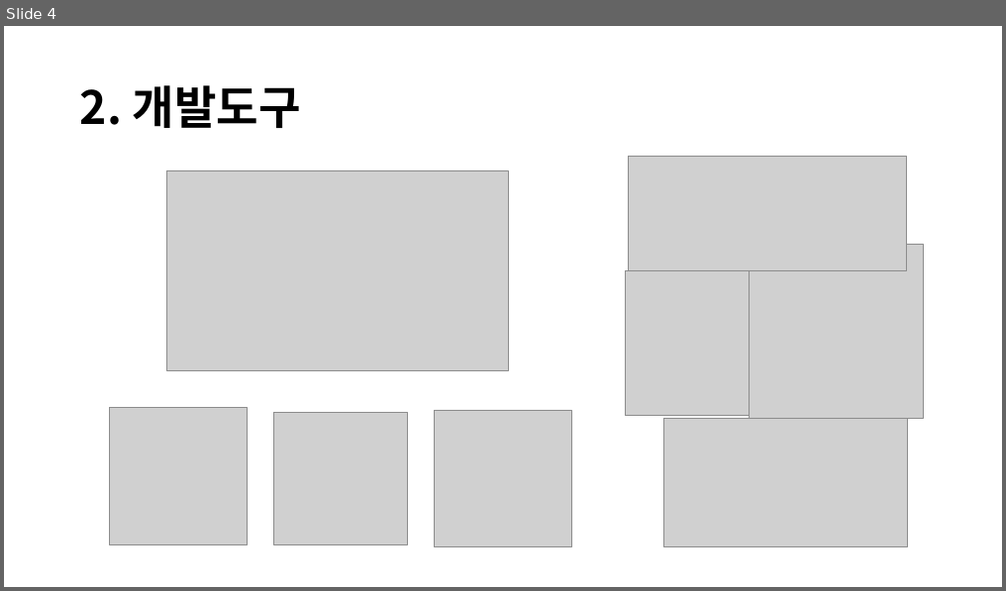
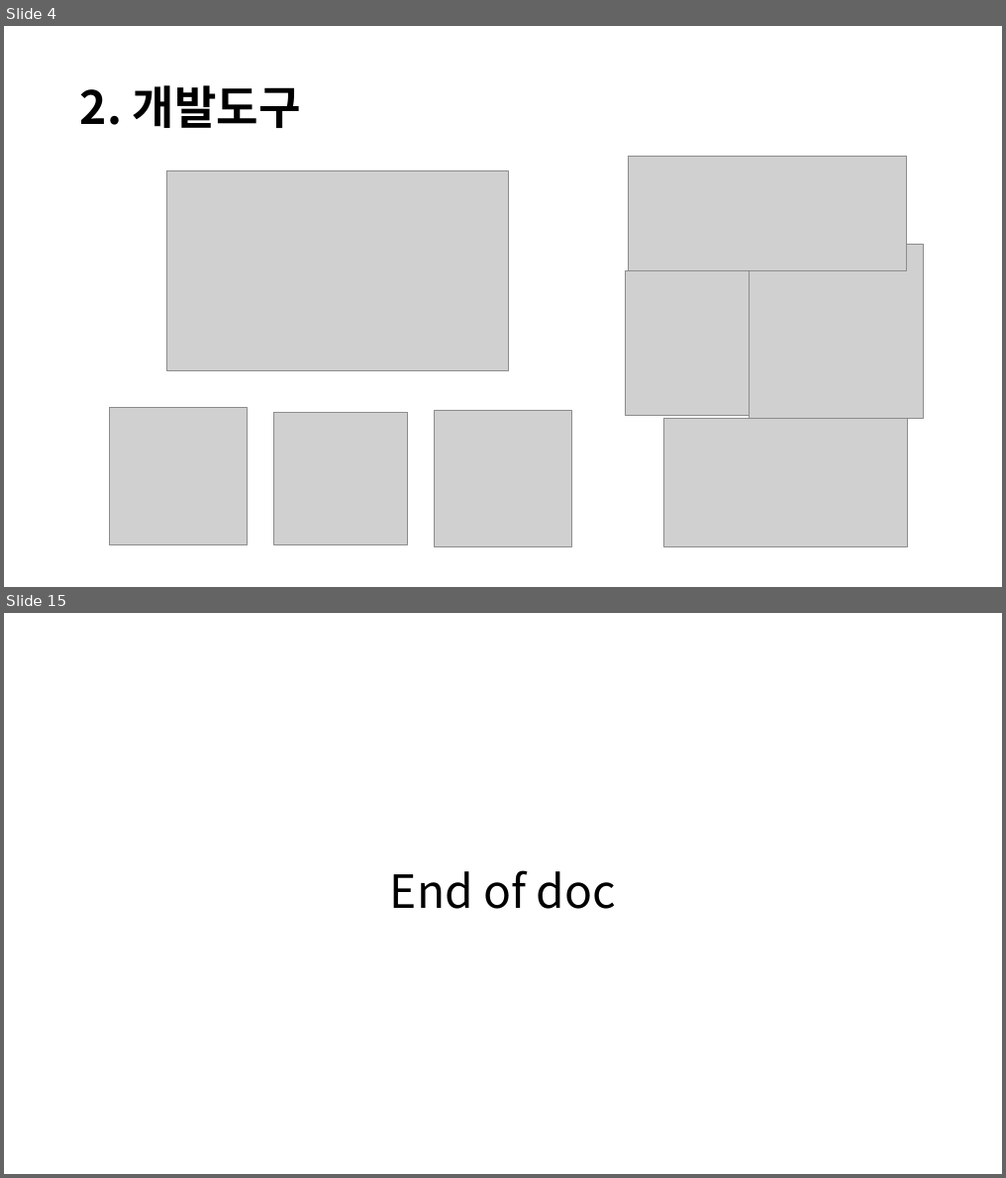
Before and after one commit to leedy79/clone-29cm-site, a slide deck: readme/React Project.pptx. Shown one above the other, each under a label of ours: slide 4 before the commit, slides 4 and 15 after it; the slides between them are not shown. The pictures are 1006x591 and 1006x1178 pixels, drawn with LibreOffice and Linux fonts; fonts in the diff are those of the drawing; grey boxes stand for pictures. Boxes give left, top, right and bottom in pixels: in the first picture for what was removed or moved away, otherwise in the second. Text is boxed around its words. In the diff, an @@ line names an element or a change of style, - is before the commit and + after.

```diff
--- a/readme/React Project.pptx
+++ b/readme/React Project.pptx
@@ slide 15 added at <box>4,613,1002,1174</box>, background #FFFFFF @@
@@ title added at <box>390,870,616,909</box>, 44 pt, text #000000 @@
+End of doc
```
Also in this commit, not shown: 6 slides changed, 5 other slides added, 21 other files.
